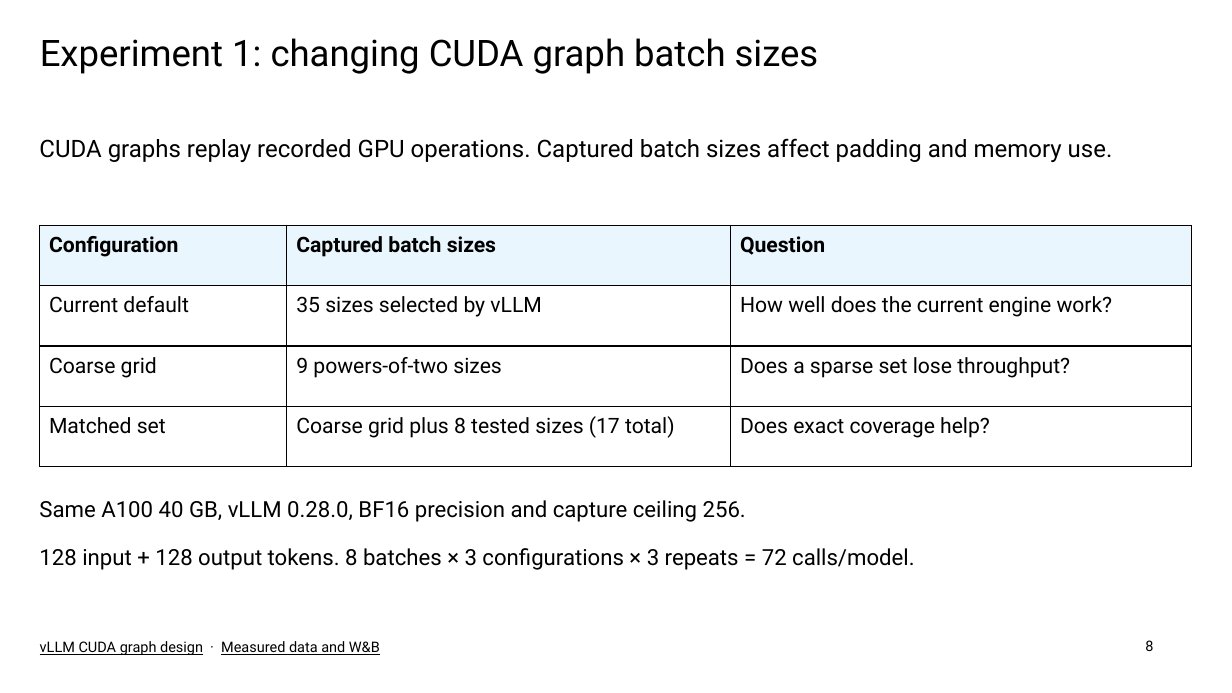
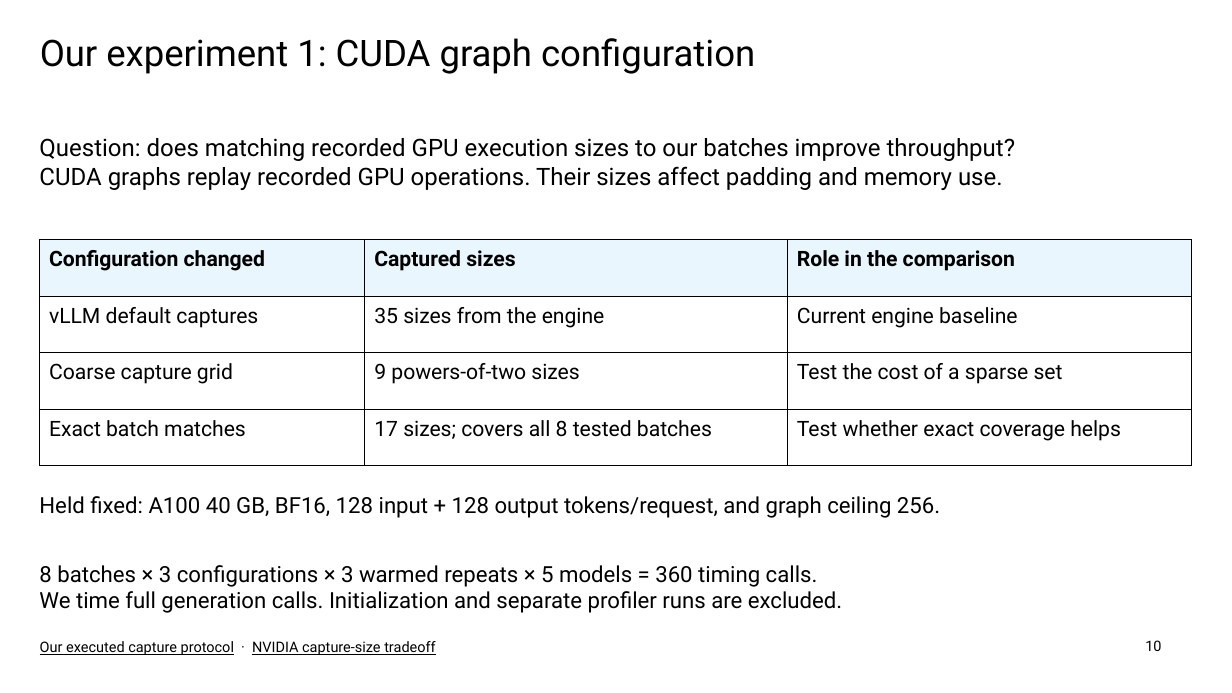
Before and after one commit to nileshsarkar-ai/Inference-Optimization, a slide deck: slide 10 of Inference_Optimization_Final.pptx (slide 8 before the commit). Drawn at 1232x693 pixels with LibreOffice and Linux fonts; fonts in the diff are those of the drawing. Boxes give left, top, right and bottom in pixels: in the first picture for what was removed or moved away, otherwise in the second. Text is boxed around its words. In the diff, an @@ line names an element or a change of style, - is before the commit and + after.

```diff
--- a/Inference_Optimization_Final.pptx
+++ b/Inference_Optimization_Final.pptx
@@ title at [40,38,755,74]: text changed @@
-Experiment 1: changing CUDA graph batch sizes
+Our experiment 1: CUDA graph configuration
@@ text at [39,138,1015,190]: text changed @@
-CUDA graphs replay recorded GPU operations. Captured batch sizes affect padding and memory use.
+Question: does matching recorded GPU execution sizes to our batches improve throughput?
+CUDA graphs replay recorded GPU operations. Their sizes affect padding and memory use.
@@ table at [40,239,1192,466] @@
-row 1: Configuration | Captured batch sizes | Question
+row 1: Configuration changed | Captured sizes | Role in the comparison
-row 2: Current default | 35 sizes selected by vLLM | How well does the current engine work?
+row 2: vLLM default captures | 35 sizes from the engine | Current engine baseline
-row 3, column 1: Coarse grid
+row 3, column 1: Coarse capture grid
-row 3, column 3: Does a sparse set lose throughput?
+row 3, column 3: Test the cost of a sparse set
-row 4: Matched set | Coarse grid plus 8 tested sizes (17 total) | Does exact coverage help?
+row 4: Exact batch matches | 17 sizes; covers all 8 tested batches | Test whether exact coverage helps
@@ table: place and size @@
-table at [40,226,1192,467]
+table at [40,239,1192,466]
@@ text at [39,496,940,518]: text changed @@
-Same A100 40 GB, vLLM 0.28.0, BF16 precision and capture ceiling 256.
+Held fixed: A100 40 GB, BF16, 128 input + 128 output tokens/request, and graph ceiling 256.
@@ text at [39,565,842,613]: text changed @@
-128 input + 128 output tokens. 8 batches × 3 configurations × 3 repeats = 72 calls/model.
+8 batches × 3 configurations × 3 warmed repeats × 5 models = 360 timing calls.
+We time full generation calls. Initialization and separate profiler runs are excluded.
@@ text at [40,641,435,655]: text changed @@
-vLLM CUDA graph design · Measured data and W&B
+Our executed capture protocol · NVIDIA capture-size tradeoff
@@ page number at [1145,640,1161,651]: text changed @@
-8
+10
```
Also in this commit, not shown: 7 other slides changed, 10 slides added, 7 slides removed, 18 other files.
